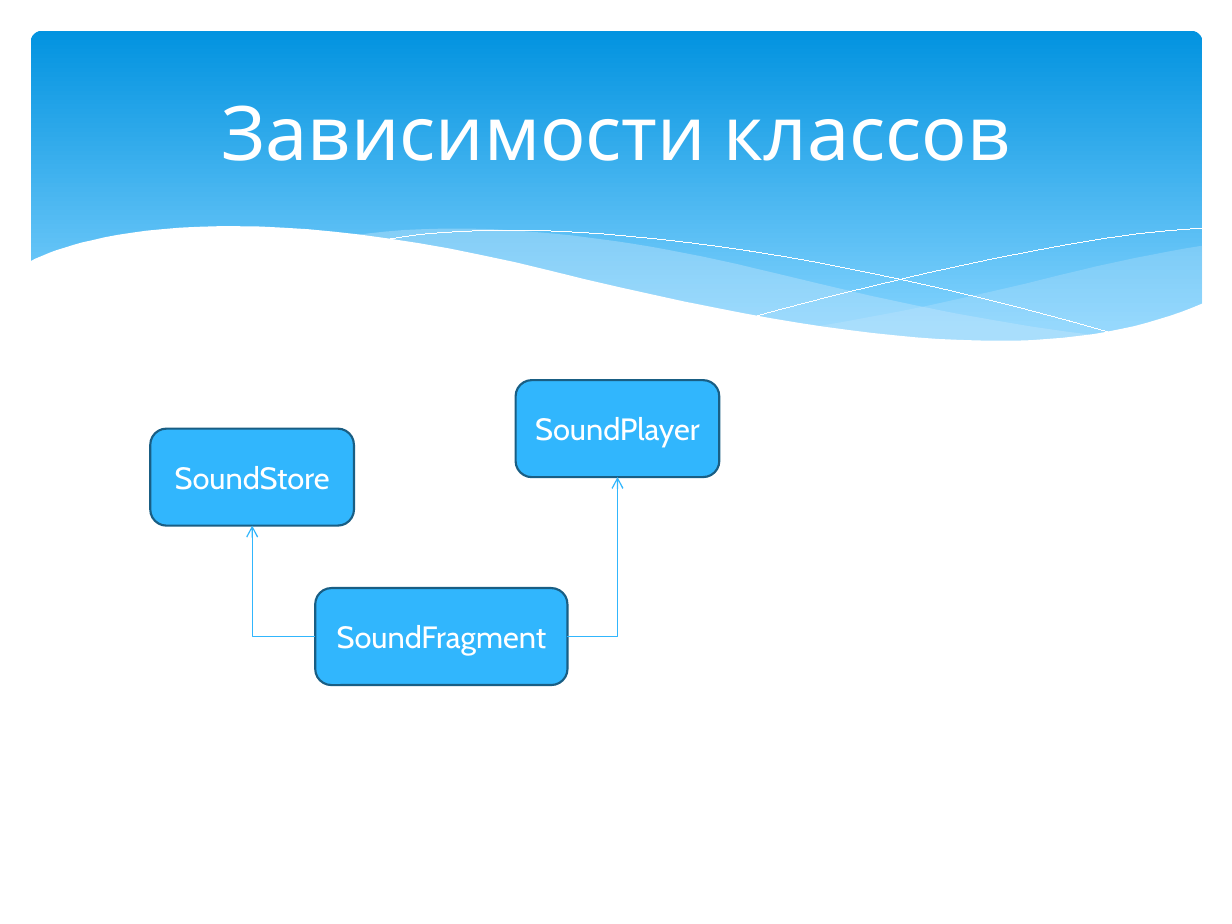
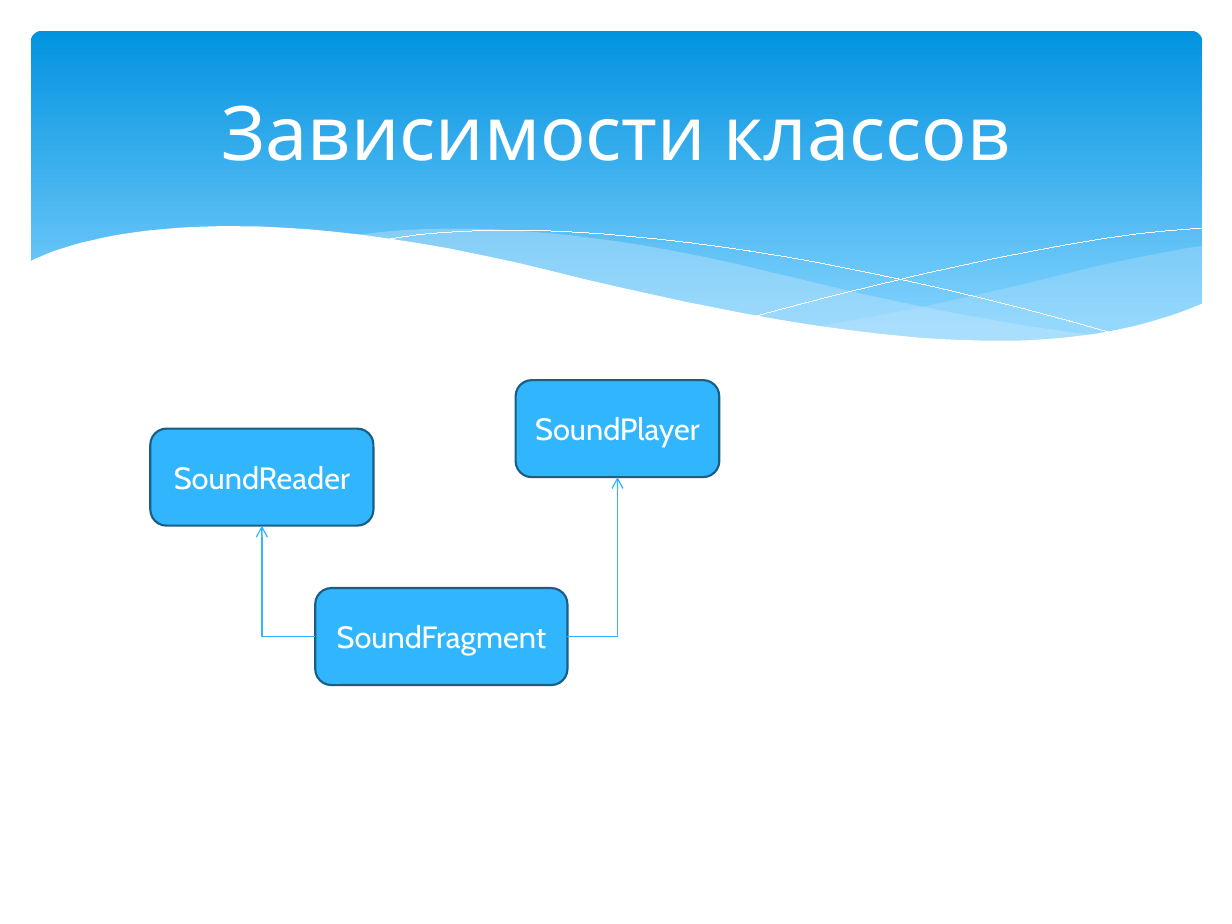
Before and after one commit to GVA-error/eduEnReader, a slide deck: slide 4 of Documentation/aboutClasses.pptx. Drawn at 1232x924 pixels with LibreOffice and Linux fonts; fonts in the diff are those of the drawing. Boxes give left, top, right and bottom in pixels: in the first picture for what was removed or moved away, otherwise in the second. Text is boxed around its words. In the diff, an @@ line names an element or a change of style, - is before the commit and + after.

```diff
--- a/Documentation/aboutClasses.pptx
+++ b/Documentation/aboutClasses.pptx
@@ rounded rectangle "SoundReader": place and size @@
-rounded rectangle "SoundReader" at <box>150,429,354,526</box>
+rounded rectangle "SoundReader" at <box>150,429,373,526</box>
@@ text in rounded rectangle at <box>174,466,350,490</box>: text changed @@
-SoundStore
+SoundReader
@@ elbow arrow moved from (315, 637) - (253, 526) to (315, 637) - (262, 526) @@
```
Also in this commit, not shown: 1 slide added, 11 other files.
